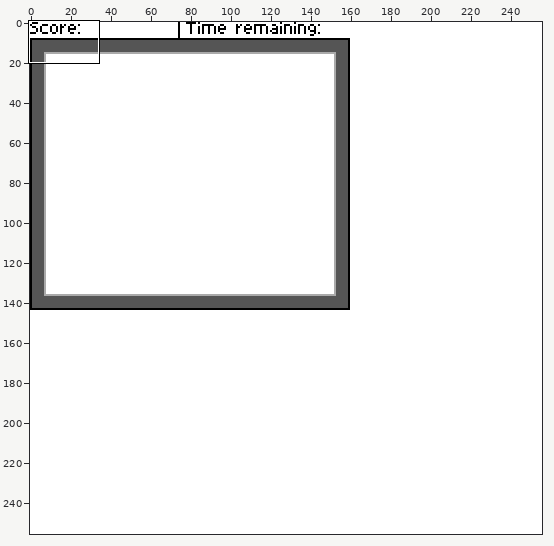
Pixel-art file -- gfx/backgrounds/LevelBackground.aseprite. Above: a wide view before the commit, with the close-up outlined.
Close-up. First the earlier version:
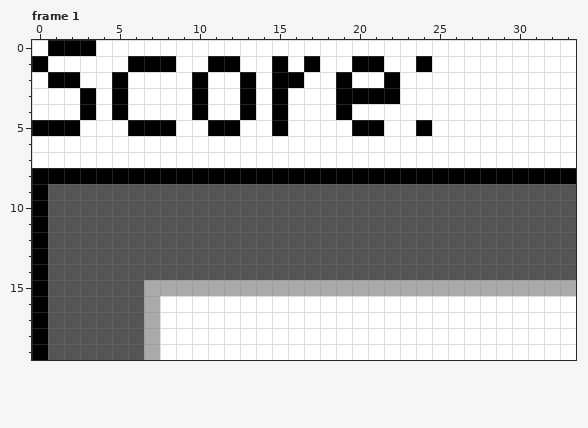
256x256 pixels, 3 frames. Shown: frame 1: x 0..33, y 0..19. The commit also changed other frames or places, which this record leaves out.
The same view after the edit:
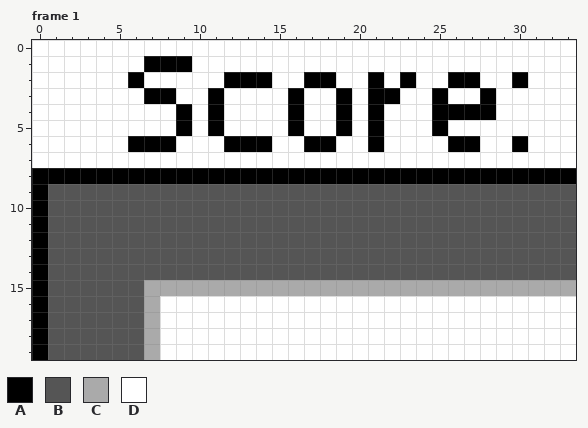
Palette (. is transparent): A #000000  B #555555  C #aaaaaa  D #ffffff
Change:
{"where": "frame 1, layer \"Text\""}
{"frame":1,"y":0,"x":1,"old":"AAA","new":"DDD"}
{"frame":1,"y":1,"x":0,"old":"A","new":"D"}
{"frame":1,"y":1,"x":6,"old":"A","new":"D"}
{"frame":1,"y":1,"x":9,"old":"D","new":"A"}
{"frame":1,"y":1,"x":11,"old":"AA","new":"DD"}
{"frame":1,"y":1,"x":15,"old":"A","new":"D"}
{"frame":1,"y":1,"x":17,"old":"A","new":"D"}
{"frame":1,"y":1,"x":20,"old":"AA","new":"DD"}
{"frame":1,"y":1,"x":24,"old":"A","new":"D"}
{"frame":1,"y":2,"x":1,"old":"AA","new":"DD"}
{"frame":1,"y":2,"x":5,"old":"AD","new":"DA"}
{"frame":1,"y":2,"x":10,"old":"A","new":"D"}
{"frame":1,"y":2,"x":12,"old":"D","new":"A"}
{"frame":1,"y":2,"x":14,"old":"DAADDA","new":"ADDAAD"}
{"frame":1,"y":2,"x":21,"old":"DAD","new":"ADA"}
{"frame":1,"y":2,"x":26,"old":"DD","new":"AA"}
{"frame":1,"y":2,"x":30,"old":"D","new":"A"}
{"frame":1,"y":3,"x":3,"old":"A","new":"D"}
{"frame":1,"y":3,"x":5,"old":"A","new":"D"}
{"frame":1,"y":3,"x":7,"old":"DD","new":"AA"}
{"frame":1,"y":3,"x":10,"old":"AD","new":"DA"}
{"frame":1,"y":3,"x":13,"old":"A","new":"D"}
{"frame":1,"y":3,"x":15,"old":"AD","new":"DA"}
{"frame":1,"y":3,"x":20,"old":"A","new":"D"}
{"frame":1,"y":3,"x":25,"old":"D","new":"A"}
{"frame":1,"y":3,"x":28,"old":"D","new":"A"}
{"frame":1,"y":4,"x":3,"old":"A","new":"D"}
{"frame":1,"y":4,"x":5,"old":"A","new":"D"}
{"frame":1,"y":4,"x":9,"old":"DAD","new":"ADA"}
{"frame":1,"y":4,"x":13,"old":"A","new":"D"}
{"frame":1,"y":4,"x":15,"old":"AD","new":"DA"}
{"frame":1,"y":4,"x":21,"old":"D","new":"A"}
{"frame":1,"y":4,"x":25,"old":"DDDD","new":"AAAA"}
{"frame":1,"y":5,"x":0,"old":"AAA","new":"DDD"}
{"frame":1,"y":5,"x":6,"old":"AAAD","new":"DDDA"}
{"frame":1,"y":5,"x":12,"old":"A","new":"D"}
{"frame":1,"y":5,"x":15,"old":"AD","new":"DA"}
{"frame":1,"y":5,"x":19,"old":"DA","new":"AD"}
{"frame":1,"y":5,"x":24,"old":"AD","new":"DA"}
{"frame":1,"y":6,"x":6,"old":"DDD","new":"AAA"}
{"frame":1,"y":6,"x":12,"old":"DDD","new":"AAA"}
{"frame":1,"y":6,"x":17,"old":"DD","new":"AA"}
{"frame":1,"y":6,"x":21,"old":"D","new":"A"}
{"frame":1,"y":6,"x":26,"old":"DD","new":"AA"}
{"frame":1,"y":6,"x":30,"old":"D","new":"A"}
{"label":"changed","picture_box":[32,40,528,152]}
